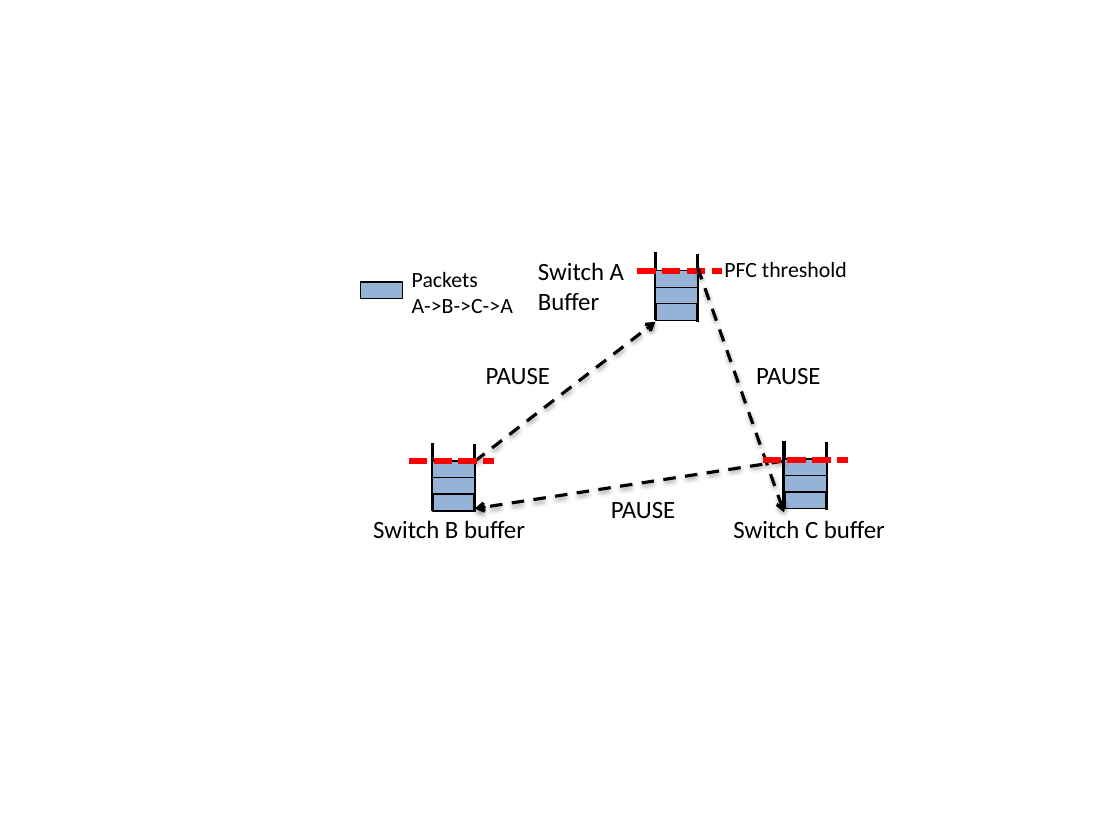
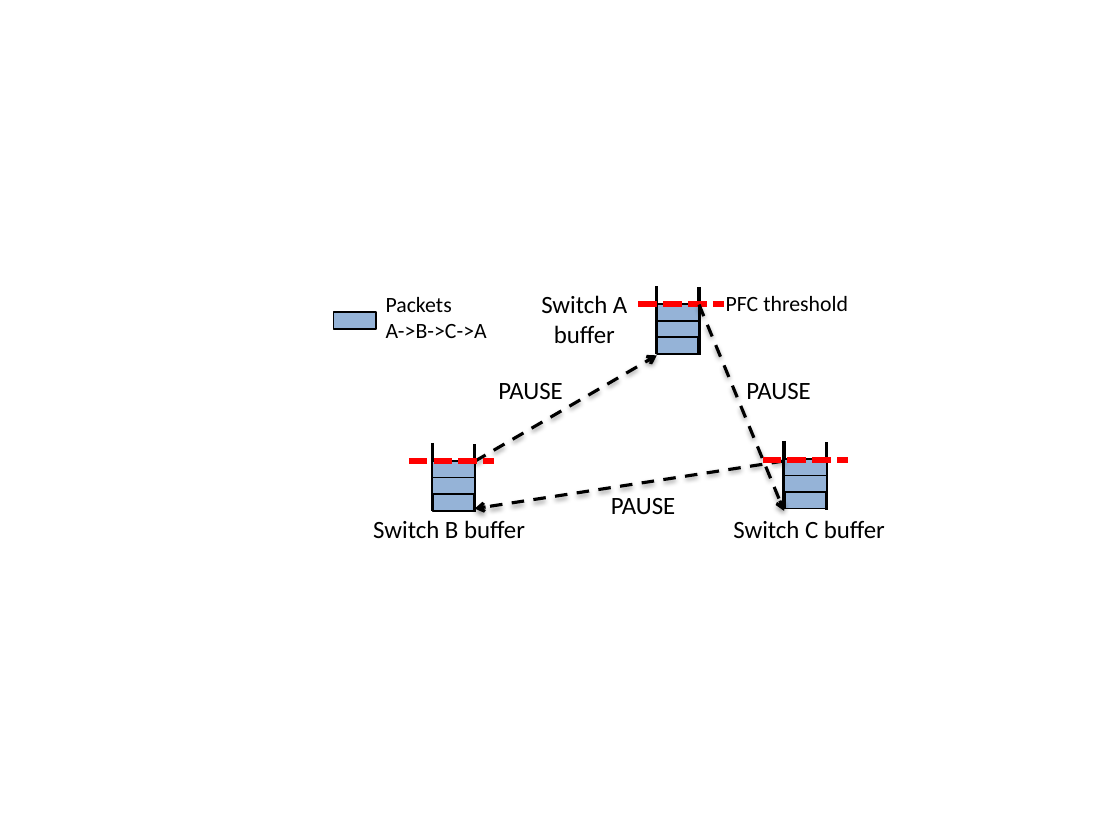
Before and after one commit to jitupadhye-zz/pfcdeadlock, a slide deck: slide 1 of paper draft/figs/deadlock.pptx. Drawn at 1120x840 pixels with LibreOffice and Linux fonts; fonts in the diff are those of the drawing. Boxes give left, top, right and bottom in pixels: in the first picture for what was removed or moved away, otherwise in the second. Text is boxed around its words. In the diff, an @@ line names an element or a change of style, - is before the commit and + after.

```diff
--- a/paper draft/figs/deadlock.pptx
+++ b/paper draft/figs/deadlock.pptx
@@ text "Packets": place and size @@
-text "Packets" at bbox=[412, 272, 513, 313]
+text "Packets" at bbox=[386, 297, 487, 338]
@@ text "Switch A": place and size @@
-text "Switch A" at bbox=[538, 262, 624, 311]
+text "Switch A" at bbox=[541, 295, 627, 343]
@@ text at bbox=[541, 295, 627, 313]: alignment left to centre @@
@@ 3 rectangles, 3 lines, 1 text: place and size @@
-3 rectangles, 3 lines, 1 text at bbox=[637, 252, 847, 321]
+3 rectangles, 3 lines, 1 text at bbox=[638, 286, 848, 355]
@@ rectangle: place and size @@
-rectangle at bbox=[360, 282, 403, 298]
+rectangle at bbox=[333, 312, 376, 329]
@@ text at bbox=[554, 325, 615, 343]: text changed @@
-Buffer
+buffer
@@ arrow moved from (698, 268) - (784, 512) to (699, 305) - (784, 511) @@
@@ arrow moved from (475, 461) - (655, 321) to (475, 461) - (656, 355) @@
@@ text "PAUSE": place and size @@
-text "PAUSE" at bbox=[486, 368, 550, 385]
+text "PAUSE" at bbox=[498, 383, 562, 399]
@@ text "PAUSE": place and size @@
-text "PAUSE" at bbox=[756, 368, 820, 384]
+text "PAUSE" at bbox=[746, 383, 810, 399]
@@ text "PAUSE": place and size @@
-text "PAUSE" at bbox=[611, 502, 675, 519]
+text "PAUSE" at bbox=[611, 498, 675, 515]
```
Also in this commit, not shown: 9 other files.
